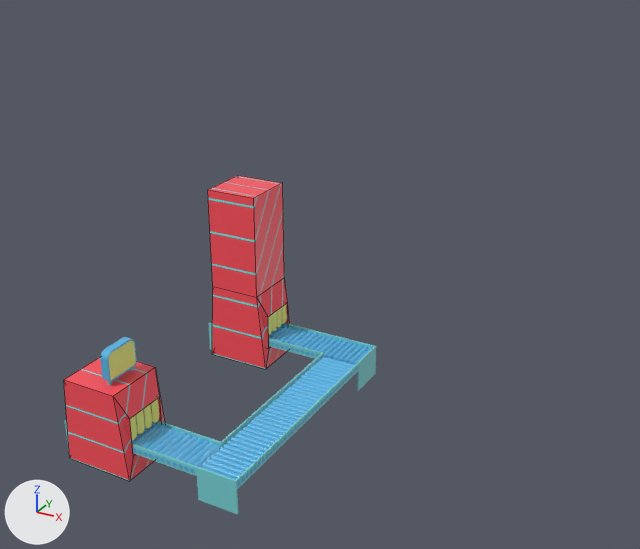
The Blender file Assets/Art/Models/Modelos Novos/ESTEIRApadaria_Novo.blend, before and after one commit.
Both versions are drawn from a camera (50 mm lens) standing at (9.37, -8.59, 8.54) and looking at (0.22, 8.05, 0.22). Every picture has the same lights, and +X, +Y and +Z are marked at lower left. Mesh edges are drawn as thin lines on the coarser meshes.

Script lines for the objects in view, before the commit:
```python
me_cube_003 = bpy.data.meshes.new('Cube.003')
me_cube_003.from_pydata(...)  # 16 vertices, 16 faces; spans x 0.0..1.25, y 0.0..1.0, z 0.0..1.5
me_cube_003.materials.append(mat_mat_fornop)  # picture img_forninho_p
me_cube_009 = bpy.data.meshes.new('Cube.009')
me_cube_009.from_pydata(...)  # 304 vertices, 256 faces; spans x 0.754..0.889, y 0.17..0.82, z 1.5..2.08
# faces by material slot: [133, 23, 100]
me_cube_009.materials.append(mat_esteira)  # blue #57b7e7
me_cube_009.materials.append(mat_piso)  # yellow #e7e570
me_cube_009.materials.append(mat_redmetal)  # cyan #79d3d7
me_plane_002 = bpy.data.meshes.new('Plane.002')
me_plane_002.from_pydata(...)  # 8 vertices, 3 faces; spans x 0.0..3.5, y 0.0..19.5, z 2.5..4.0
me_plane_002.materials.append(mat_mat_toldo)  # picture img_tex_toldo
# before: 0 (0.0, 0.0, 4.0), 1 (1.3, 0.0, 4.0), 2 (0.0, 19.5, 4.0), 3 (1.3, 19.5, 4.0), 4 (3.5, 0.0, 3.0)
# before: 5 (3.5, 19.5, 3.0), 6 (3.5, 0.0, 2.5), 7 (3.5, 19.5, 2.5)
ob_esteirapadaria_forninhomenor = bpy.data.objects.new('ESTEIRApadaria_ForninhoMENOR', me_cube_003)
ob_esteirapadaria_forninhomenor.location = (0.0, 0.0, 0.0)
ob_esteirapadaria_tvzinha = bpy.data.objects.new('ESTEIRApadaria_TVzinha', me_cube_009)
ob_esteirapadaria_tvzinha.parent = ob_esteirapadaria_forninhomenor
ob_esteirapadaria_tvzinha.matrix_parent_inverse = Matrix(((1.0, 0.0, 0.0, 14.75), (0.0, 1.0, 0.0, 0.75), (0.0, 0.0, 1.0, 0.0), (0.0, 0.0, 0.0, 1.0)))
ob_esteirapadaria_tvzinha.location = (-14.75, -0.75, 0.0)
ob_toldo = bpy.data.objects.new('Toldo', me_plane_002)
ob_toldo.location = (0.0, 0.0, 0.0)
ob_toldo.hide_set(True)
# also in view: 'ESTEIRApadaria_Esteira' at (1.52, 2.5, 0.3); 'ESTEIRApadaria_ForninhoMAIOR' at (0.63, 4.5, 1.72)
```
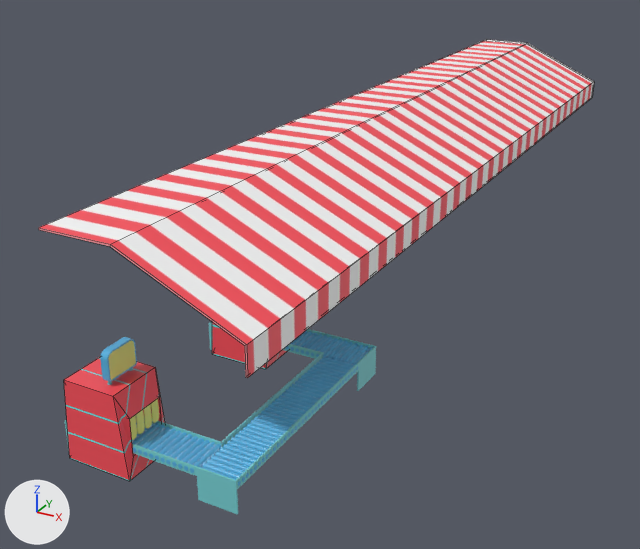
Commit message: Update ESTEIRApadaria_Novo.blend
Arrumei o toldo

The change, as a diff of the scene's bpy script:
```diff
--- a/Assets/Art/Models/Modelos Novos/ESTEIRApadaria_Novo.blend.py
+++ b/Assets/Art/Models/Modelos Novos/ESTEIRApadaria_Novo.blend.py
@@ me_plane_002 @@
 # used by ob_toldo; location = (0.0, 0.0, 0.0)
 # verts and faces of me_plane_002; kept vertices keep their numbers, new ones are numbered from 8
-me_plane_002.from_pydata(...)  # 8 vertices, 3 faces; spans x 0.0..3.5, y 0.0..19.5, z 2.5..4.0
+me_plane_002.from_pydata(...)  # 16 vertices, 14 faces; spans x 0.0..3.5, y 0.0..19.5, z 2.5..4.0
+# me_plane_002 part 1
+for new, old in zip([*range(8, 16)], [*range(0, 8)]): verts[new] = verts[old] + (0.0, 0.0, 0.0)
+faces += [(8, 10, 11, 9), (9, 11, 13, 12), (12, 13, 15, 14), (4, 12, 14, 6), (3, 5, 13, 11), (0, 2, 10, 8)]
+faces += [(5, 7, 15, 13), (6, 14, 15, 7), (1, 9, 12, 4), (2, 3, 11, 10), (0, 8, 9, 1)]
 me_plane_002.materials.append(mat_mat_toldo)
@@ ob_toldo @@
 ob_toldo.location = (0.0, 0.0, 0.0)
-ob_toldo.hide_set(True)
```

Boxes [x1, y1, x2, y2] around the edits, measured in the pictures (640 x 549 px):
'Toldo', shown
    after: [39, 40, 594, 378]
part 1 of me_plane_002, added (pink)
    after: [39, 228, 248, 378]
'ESTEIRApadaria_ForninhoMAIOR', unchanged, covered by the edit
    before: [208, 175, 290, 369]
    after: [212, 322, 287, 369]
